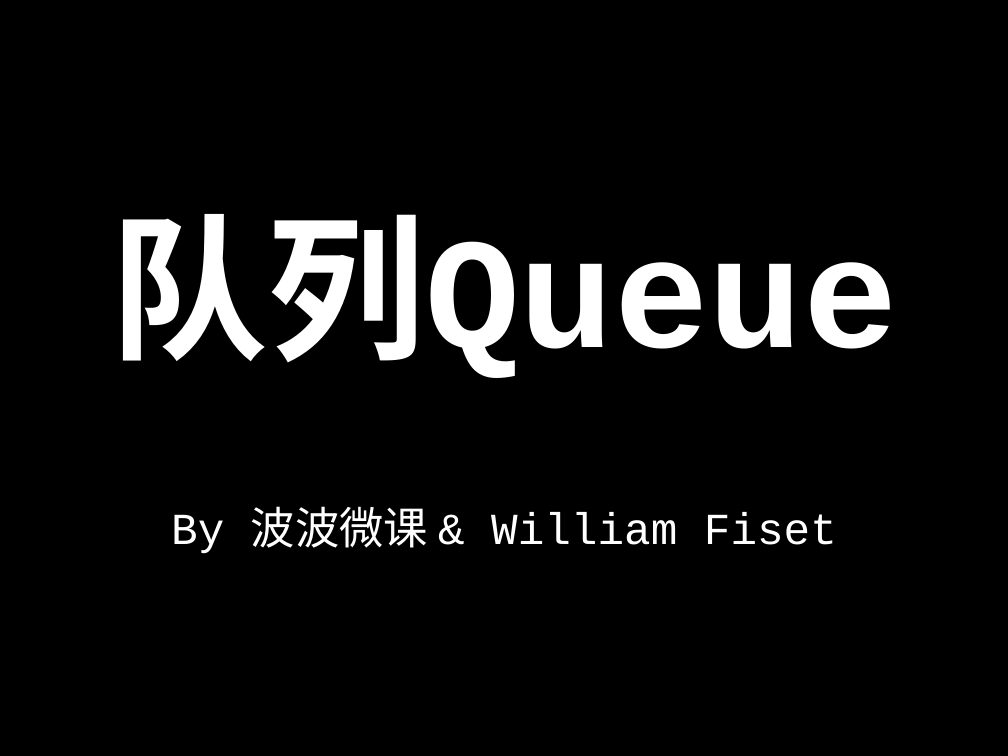
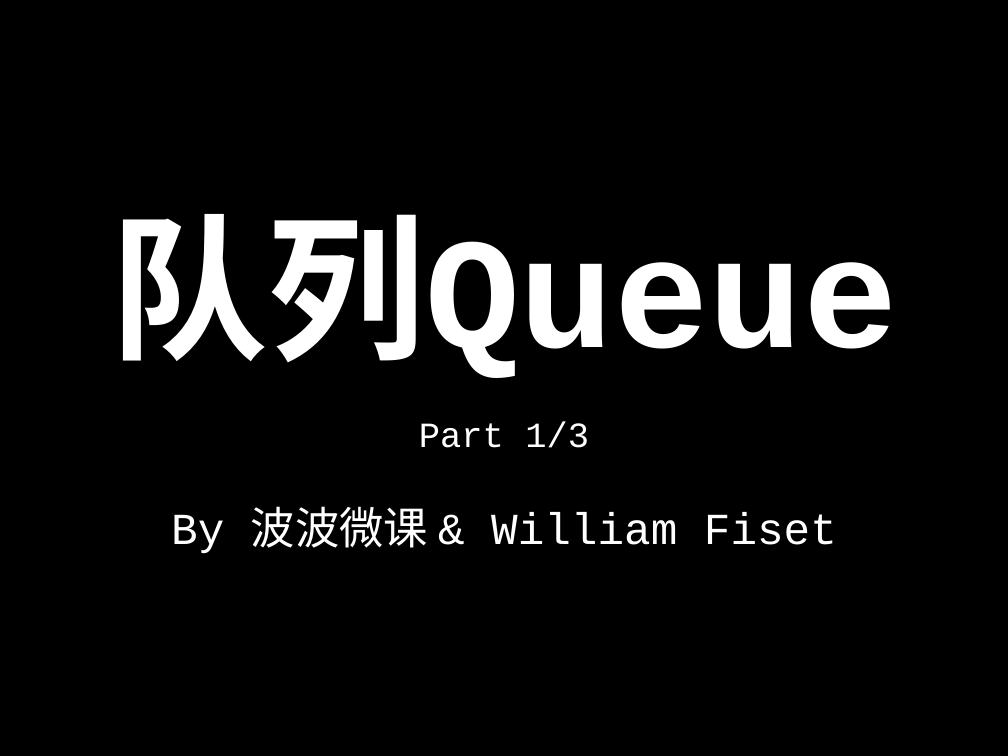
Before and after one commit to spring2go/Algorithms, a slide deck: slide 1 of slides/datastructures/queue/Queue.pptx. Drawn at 1008x756 pixels with LibreOffice and Linux fonts; fonts in the diff are those of the drawing. Boxes give left, top, right and bottom in pixels: in the first picture for what was removed or moved away, otherwise in the second. Text is boxed around its words. In the diff, an @@ line names an element or a change of style, - is before the commit and + after.

```diff
--- a/slides/datastructures/queue/Queue.pptx
+++ b/slides/datastructures/queue/Queue.pptx
@@ text added at <box>419,422,589,448</box>, 36 pt, text #FFFFFF @@
+Part 1/3
```
Also in this commit, not shown: 37 other slides changed, 5 slides added, 4 slides removed, 3 other files.
